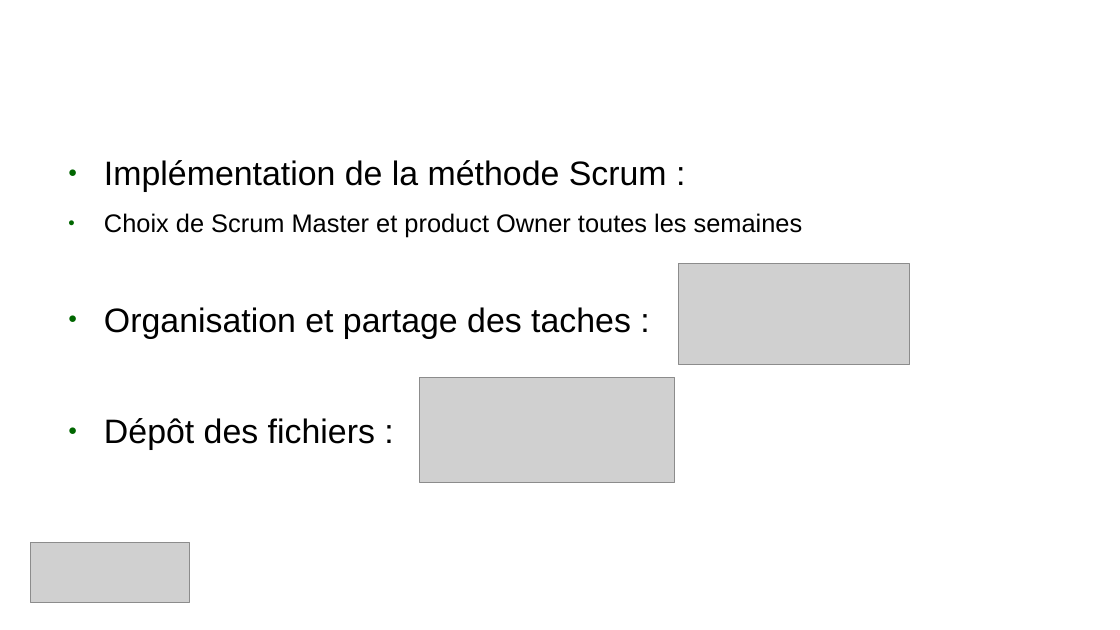
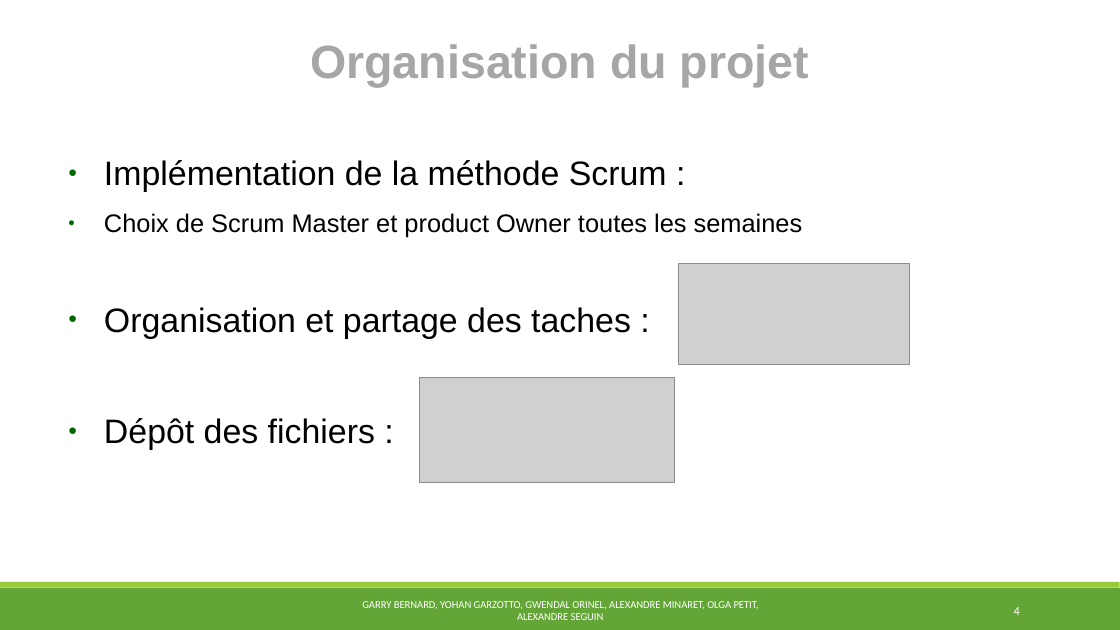
Before and after one commit to MSIR2018/Supervision-Cacti, a slide deck: slide 4 of Powerpoint.pptx. Drawn at 1120x630 pixels with LibreOffice and Linux fonts; fonts in the diff are those of the drawing; grey boxes stand for pictures; background and template pictures are left out. Boxes give left, top, right and bottom in pixels: in the first picture for what was removed or moved away, otherwise in the second. Text is boxed around its words. In the diff, an @@ line names an element or a change of style, - is before the commit and + after.

```diff
--- a/Powerpoint.pptx
+++ b/Powerpoint.pptx
@@ text "Organisation du projet" at box(310, 44, 809, 87): text colour #FFFFFF to #A6A6A6 @@
@@ picture removed at box(30, 543, 190, 603) @@
@@ rectangle added at box(0, 588, 1120, 630), fill #63A537 @@
@@ rectangle added at box(0, 582, 1120, 588), fill #99CB38 @@
@@ text added at box(362, 601, 759, 620), 7.4 pt, text #FFFFFF @@
+GARRY BERNARD, YOHAN GARZOTTO, GWENDAL ORINEL, ALEXANDRE MINARET, OLGA PETIT, ALEXANDRE SEGUIN
@@ page number added at box(1014, 607, 1020, 615), 8.7 pt, text #FFFFFF @@
+4
```
Also in this commit, not shown: 11 other slides changed, 1 slide added, 1 slide removed.
